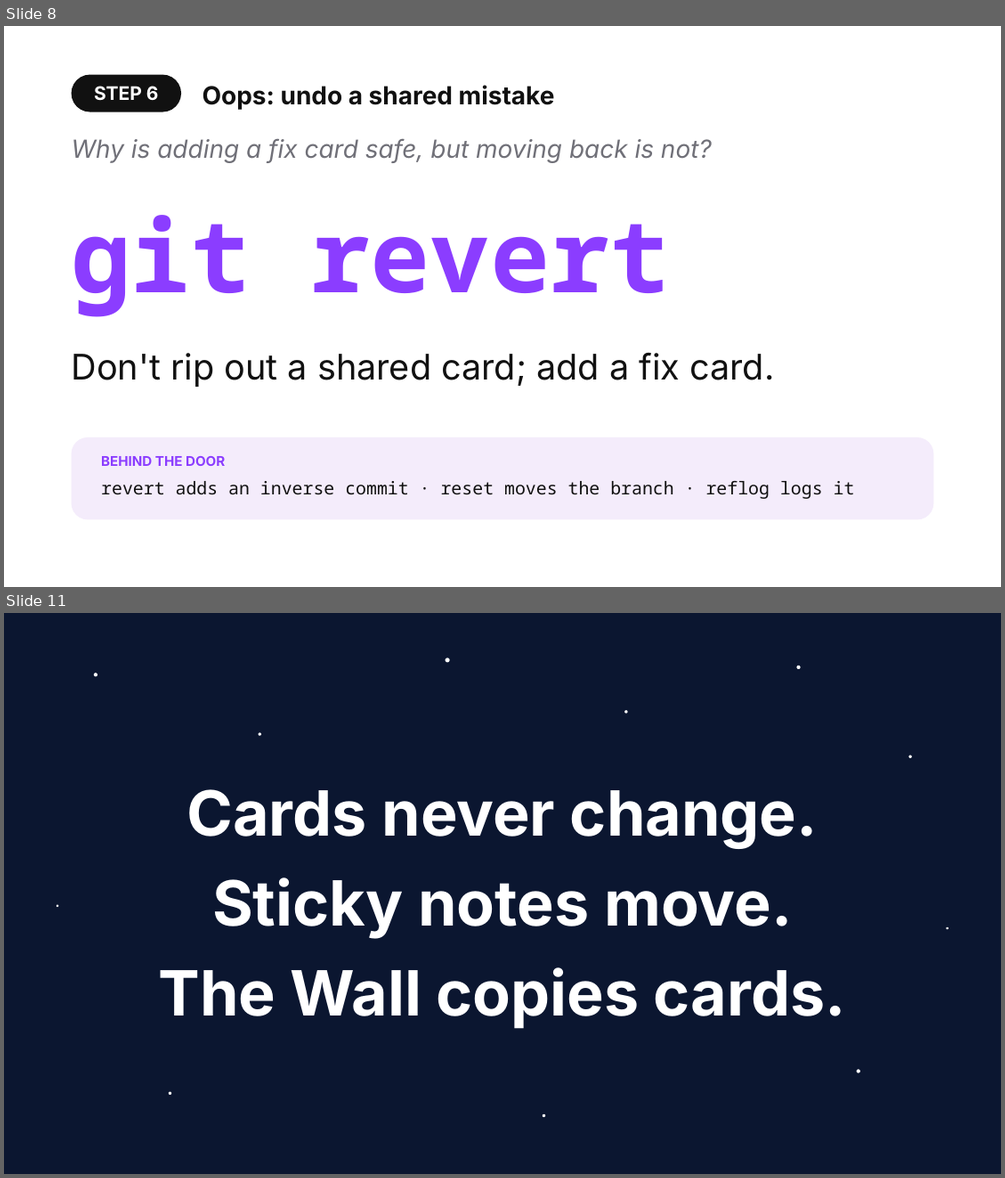
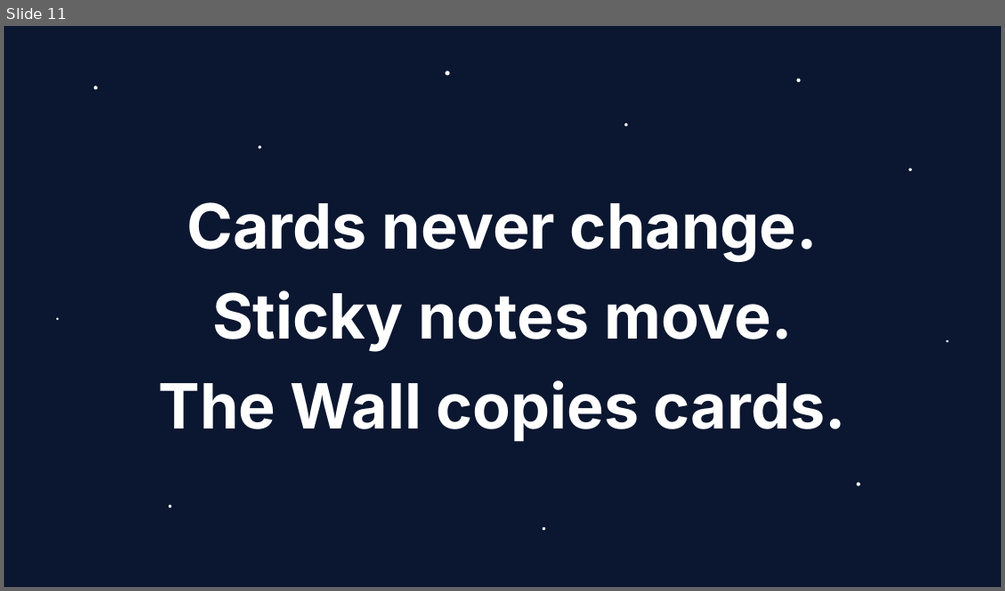
Before and after one commit to shubham3-ucb/cs294-pl, a slide deck: slides/tuesday_app.pptx. Shown one above the other, each under a label of ours: slides 8 and 11 before the commit, slide 11 after it; the slides between them are not shown. The pictures are 1005x1178 and 1005x591 pixels, drawn with LibreOffice and Linux fonts; fonts in the diff are those of the drawing. Boxes give left, top, right and bottom in pixels: in the first picture for what was removed or moved away, otherwise in the second. Text is boxed around its words. In the diff, an @@ line names an element or a change of style, - is before the commit and + after.

```diff
--- a/slides/tuesday_app.pptx
+++ b/slides/tuesday_app.pptx
@@ slide 8 removed at box(4, 26, 1001, 587), background #FFFFFF @@
@@ rounded rectangle removed at box(72, 75, 181, 112) @@
-STEP 6
@@ text removed at box(202, 85, 555, 110) @@
-Oops: undo a shared mistake
@@ text removed at box(72, 138, 712, 163) @@
-Why is adding a fix card safe, but moving back is not?
@@ text removed at box(72, 215, 669, 317) @@
-git revert
@@ text removed at box(72, 353, 774, 386) @@
-Don't rip out a shared card; add a fix card.
@@ rounded rectangle removed at box(72, 437, 933, 520) @@
@@ text removed at box(101, 456, 225, 466) @@
-BEHIND THE DOOR
@@ text removed at box(101, 481, 855, 499) @@
-revert adds an inverse commit · reset moves the branch · reflog logs it
```
Also in this commit, not shown: 3 slides changed, 7 slides added, 6 other slides removed, 50 other files.
